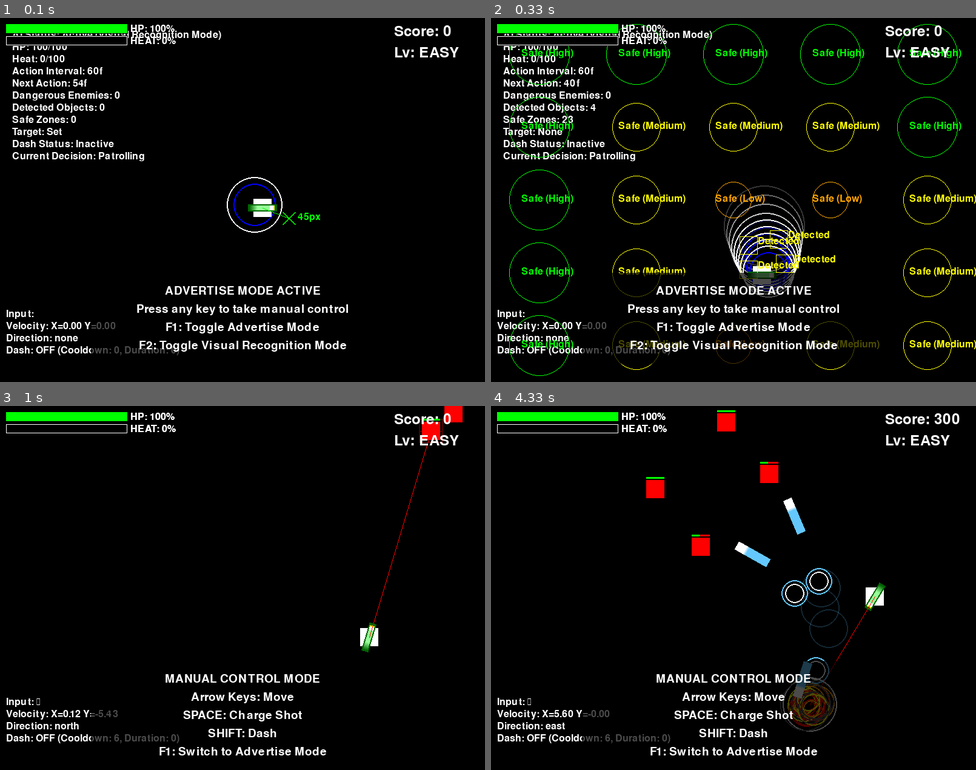
Above: before the commit, frames 1-4 (two rows, left to right).
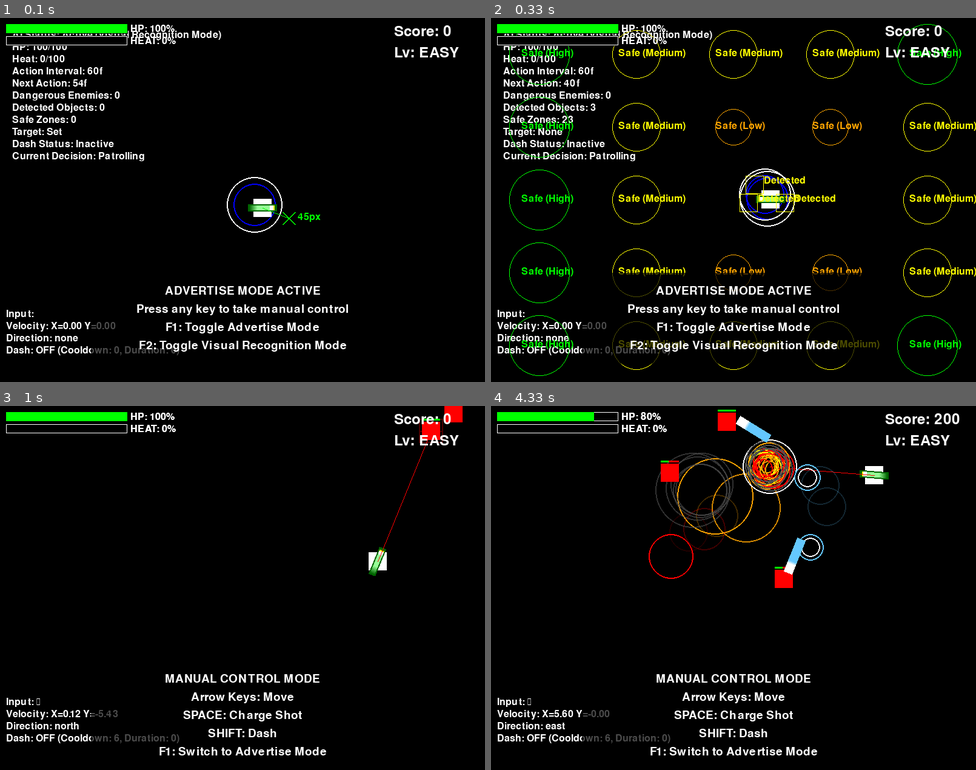
Above: after the commit, the same moments.

Repository: YuujiKamura/Accccccelaration-of-Tohu-and-Tomato
Game: pygame game, started from main.py
Two runs of this game, one before a commit and one after it. Both use one fixed random seed, a clock stepped at 60 frames per second and the inputs below.
Inputs:
- Up to frame 1 (0.1 s): no input
- Up to frame 2 (0.33 s): no input
- Up to frame 3 (1 s): hold Right 0.33-0.8 s; hold Up from 0.83 s (still down)
- Up to frame 4 (4.33 s): release Up at 1.13 s; hold Right 1.17-1.63 s; hold Left 1.67-2.2 s; hold Down 2.23-2.53 s; tap F1 at 2.57 s; hold Left 2.9-3.3 s; tap Space at 2.97, 3.27, 3.4, 3.8, 4.1 s; hold Up 3.33-3.7 s; tap Shift at 3.48 s; hold Right from 3.73 s (still down); tap X at 3.88 s

Frame 1 is identical in both runs. In frame 2, 5.0% of the frame differs, in the area x 20-100%, y 1-99%; in frame 3, 0.6%; in frame 4, 5.7%, in the area x 21-95%, y 1-90%.

Commit message:
セーフゾーン間のスムーズな移動と敵群クラスタリング機能を追加

Diff:
--- a/main.py
+++ b/main.py
@@ -1259,8 +1259,42 @@
 
             return  # 誘導戦術実行中は他の行動をスキップ
 
+        # 敵の密集度に基づいて敵群の中心を計算
+        enemy_clusters = []
+        if len(self.detected_enemies) >= 3:
+            # 敵の距離が近い場合にクラスタリングを行う
+            unassigned_enemies = self.detected_enemies.copy()
+
+            while unassigned_enemies:
+                cluster_center = unassigned_enemies.pop(0)
+                cluster = [cluster_center]
+
+                i = 0
+                while i < len(unassigned_enemies):
+                    ex, ey = unassigned_enemies[i]
+                    cx, cy = cluster_center
+
+                    # クラスター中心との距離を計算
+                    distance = math.sqrt((ex - cx)**2 + (ey - cy)**2)
+
+                    # 一定距離以内なら同じクラスタに属する
+                    if distance < 150:
+                        cluster.append(unassigned_enemies.pop(i))
+                    else:
+                        i += 1
+
+                # クラスタが2つ以上の敵を含む場合のみ追加
+                if len(cluster) >= 2:
+                    # クラスタの中心を計算
+                    avg_x = sum(e[0] for e in cluster) / len(cluster)
+                    avg_y = sum(e[1] for e in cluster) / len(cluster)
+                    enemy_clusters.append((avg_x, avg_y, len(cluster)))
+
+        # 敵の密集クラスタが存在し、危険な敵がいない場合
+        large_clusters = [c for c in enemy_clusters if c[2] >= 3]  # 3体以上の敵を持つクラスタ
+
         # 危険な敵がいる場合は回避行動を優先
-        elif dangerous_enemies:
+        if dangerous_enemies:
             # 最も危険な敵
             ex, ey, distance = dangerous_enemies[0]
 
@@ -1307,33 +1341,61 @@
             self.advertise_target_y = None
         else:
             # 通常の移動ロジック（危険がない場合）
-            # 新しい目標位置の設定
-            if self.advertise_target_x is None or self.advertise_movement_timer >= self.advertise_movement_duration:
+            # 新しい目標位置の設定または大きな敵クラスタがある場合
+            if self.advertise_target_x is None or self.advertise_movement_timer >= self.advertise_movement_duration or large_clusters:
                 self.advertise_movement_timer = 0
-                margin = 100  # 画面端からのマージン
-
-                # 高安全度のセーフゾーンがあれば優先的に選択
-                high_safety_zones = [zone for zone in self.detected_safe_zones if zone[2] == 2]
-                medium_safety_zones = [zone for zone in self.detected_safe_zones if zone[2] == 1]
-                low_safety_zones = [zone for zone in self.detected_safe_zones if zone[2] == 0]
-
-                # 優先度の高いセーフゾーンから順に選択
-                if high_safety_zones and random.random() < 0.8:  # 80%の確率で高安全地帯を選択
-                    chosen_zone = random.choice(high_safety_zones)
-                    self.advertise_target_x = chosen_zone[0]
-                    self.advertise_target_y = chosen_zone[1]
-                elif medium_safety_zones and random.random() < 0.6:  # 60%の確率で中安全地帯を選択
-                    chosen_zone = random.choice(medium_safety_zones)
-                    self.advertise_target_x = chosen_zone[0]
-                    self.advertise_target_y = chosen_zone[1]
-                elif low_safety_zones and random.random() < 0.3:  # 30%の確率で低安全地帯を選択
-                    chosen_zone = random.choice(low_safety_zones)
-                    self.advertise_target_x = chosen_zone[0]
-                    self.advertise_target_y = chosen_zone[1]
+
+                # 大きな敵クラスタがある場合は注力
+                if large_clusters and random.random() < 0.7:  # 70%の確率で敵クラスタに向かう
+                    # クラスタサイズで並べ替え（大きいクラスタを優先）
+                    large_clusters.sort(key=lambda c: c[2], reverse=True)
+                    chosen_cluster = large_clusters[0]
+
+                    # クラスタの周辺に移動するための目標位置を設定
+                    angle = random.uniform(0, 2 * math.pi)
+                    safe_distance = 250  # クラスタから安全な距離
+
+                    # クラスタからの安全な位置を計算
+                    self.advertise_target_x = chosen_cluster[0] + math.cos(angle) * safe_distance
+                    self.advertise_target_y = chosen_cluster[1] + math.sin(angle) * safe_distance
+
+                    # 画面内に収める
+                    margin = 100
+                    self.advertise_target_x = max(margin, min(SCREEN_WIDTH - margin, self.advertise_target_x))
+                    self.advertise_target_y = max(margin, min(SCREEN_HEIGHT - margin, self.advertise_target_y))
+
+                    # 直接ダッシュするための準備
+                    self.movement_dash_to_safe_zone = True
                 else:
-                    # セーフゾーンが見つからない場合はランダムな位置を選択
-                    self.advertise_target_x = random.randint(margin, SCREEN_WIDTH - margin)
-                    self.advertise_target_y = random.randint(margin, SCREEN_HEIGHT - margin)
+                    margin = 100  # 画面端からのマージン
+                    self.movement_dash_to_safe_zone = False
+
+                    # 高安全度のセーフゾーンがあれば優先的に選択
+                    high_safety_zones = [zone for zone in self.detected_safe_zones if zone[2] == 2]
+                    medium_safety_zones = [zone for zone in self.detected_safe_zones if zone[2] == 1]
+                    low_safety_zones = [zone for zone in self.detected_safe_zones if zone[2] == 0]
+
+                    # 優先度の高いセーフゾーンから順に選択
+                    if high_safety_zones and random.random() < 0.8:  # 80%の確率で高安全地帯を選択
+                        chosen_zone = random.choice(high_safety_zones)
+                        self.advertise_target_x = chosen_zone[0]
+                        self.advertise_target_y = chosen_zone[1]
+                        self.movement_dash_to_safe_zone = True  # 高安全地帯へは素早く移動
+                    elif medium_safety_zones and random.random() < 0.6:  # 60%の確率で中安全地帯を選択
+                        chosen_zone = random.choice(medium_safety_zones)
+                        self.advertise_target_x = chosen_zone[0]
+                        self.advertise_target_y = chosen_zone[1]
+                        self.movement_dash_to_safe_zone = random.random() < 0.5  # 50%の確率でダッシュ
+                    elif low_safety_zones and random.random() < 0.3:  # 30%の確率で低安全地帯を選択
+                        chosen_zone = random.choice(low_safety_zones)
+                        self.advertise_target_x = chosen_zone[0]
+                        self.advertise_target_y = chosen_zone[1]
+                        self.movement_dash_to_safe_zone = False  # 低安全地帯へはダッシュしない
+                    else:
+                        # セーフゾーンが見つからない場合はランダムな位置を選択
+                        self.advertise_target_x = random.randint(margin, SCREEN_WIDTH - margin)
+                        self.advertise_target_y = random.randint(margin, SCREEN_HEIGHT - margin)
+                        self.movement_dash_to_safe_zone = False
 
             # 目標位置に向かって移動
             if self.advertise_target_x is not None:
@@ -1341,16 +1403,19 @@
                 dx = self.advertise_target_x - (self.x + self.width/2)
                 dy = self.advertise_target_y - (self.y + self.height/2)
 
+                # 目標までの距離を計算
+                distance_to_target = math.sqrt(dx*dx + dy*dy)
+
                 # 差分が小さい場合、到着したと判断
-                if abs(dx) < 10 and abs(dy) < 10:
+                if distance_to_target < 10:
                     self.advertise_target_x = None
                     self.advertise_target_y = None
+                    self.movement_dash_to_safe_zone = False
                     return
 
                 # 移動方向の正規化
-                distance = max(1, math.sqrt(dx*dx + dy*dy))
-                dx /= distance
-                dy /= distance
+                dx /= distance_to_target
+                dy /= distance_to_target
 
                 # 向きの更新
                 if dx > 0:
@@ -1359,18 +1424,32 @@
                     self.facing_right = False
 
                 # 最終的な速度を計算
-                move_speed = self.max_speed
-                if random.random() < 0.05:  # 5%の確率でダッシュ
+                if hasattr(self, 'movement_dash_to_safe_zone') and self.movement_dash_to_safe_zone:
+                    # 安全地帯へ素早く移動するためのダッシュ
                     move_speed = self.dash_speed
-                    # ダッシュエフェクト
-                    center_x = self.x + self.width/2
-                    center_y = self.y + self.height/2
-                    # 外側のリング
-                    self.dash_effects.append(RingEffect(center_x, center_y, WHITE, 40, 3, 0.1))
-                    self.dash_effects.append(RingEffect(center_x, center_y, WHITE, 40, 3.2, 0.1))
-                    # 内側のリング
-                    self.dash_effects.append(RingEffect(center_x, center_y, BLUE, 30, 2.5, 0.15))
-                    self.dash_effects.append(RingEffect(center_x, center_y, BLUE, 30, 2.7, 0.15))
+
+                    # 一定距離ごとにダッシュエフェクトを表示
+                    if random.random() < 0.2 or distance_to_target > 200:  # 遠い場合や一定確率でエフェクト
+                        center_x = self.x + self.width/2
+                        center_y = self.y + self.height/2
+                        # 外側のリング
+                        self.dash_effects.append(RingEffect(center_x, center_y, WHITE, 40, 3, 0.1))
+                        # 内側のリング
+                        self.dash_effects.append(RingEffect(center_x, center_y, BLUE, 30, 2.5, 0.15))
+                else:
+                    # 通常移動
+                    move_speed = self.max_speed
+
+                    # ランダムダッシュ（確率を下げて、より計画的に）
+                    if random.random() < 0.03:  # 3%の確率でダッシュ
+                        move_speed = self.dash_speed
+                        # ダッシュエフェクト
+                        center_x = self.x + self.width/2
+                        center_y = self.y + self.height/2
+                        # 外側のリング
+                        self.dash_effects.append(RingEffect(center_x, center_y, WHITE, 40, 3, 0.1))
+                        # 内側のリング
+                        self.dash_effects.append(RingEffect(center_x, center_y, BLUE, 30, 2.5, 0.15))
 
                 # 移動の適用
                 self.x += dx * move_speed
